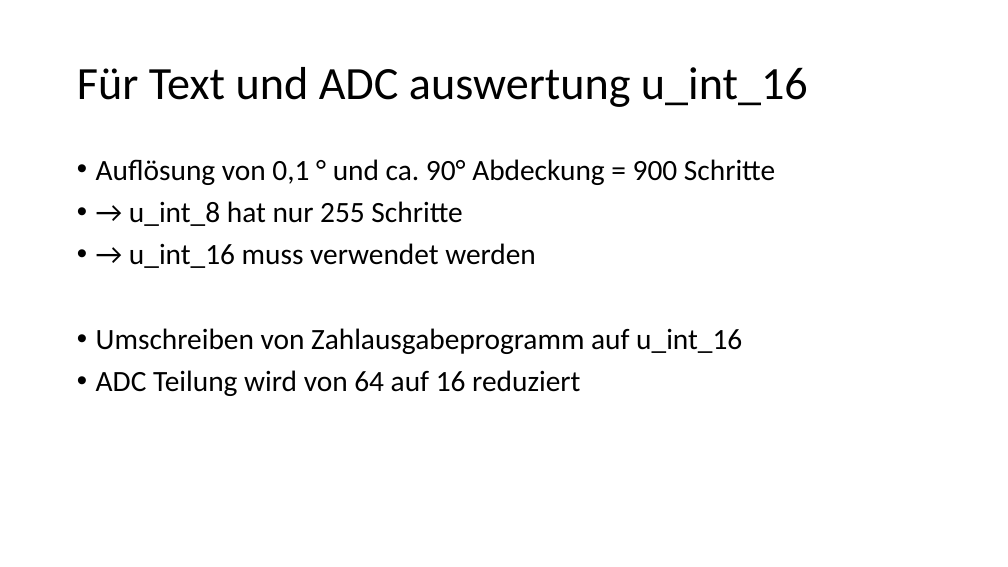
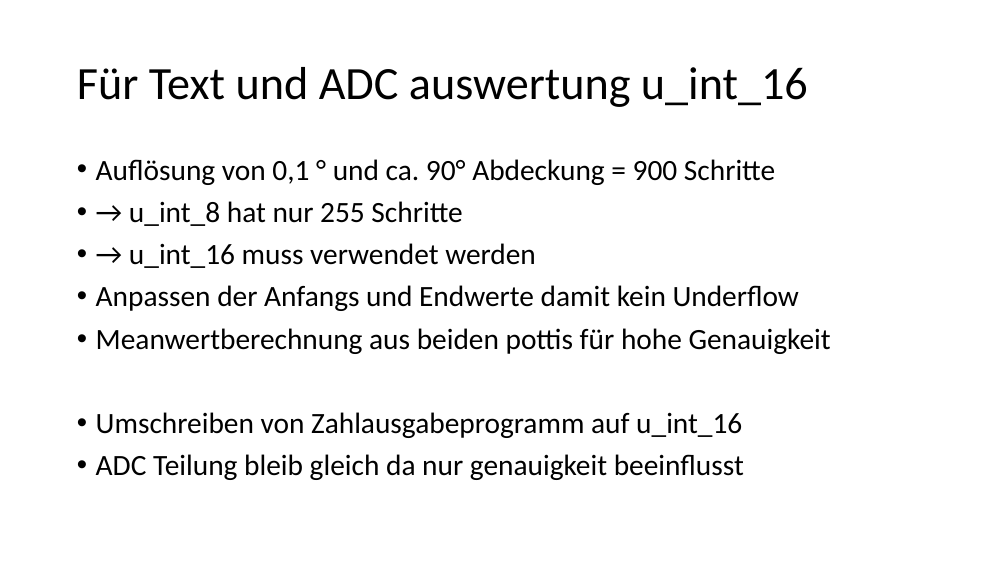
Before and after one commit to Fiernen/DrosselklappenRegelung, a slide deck: slide 3 of PowerPoint Doku.pptx. Drawn at 1008x567 pixels with LibreOffice and Linux fonts; fonts in the diff are those of the drawing. Boxes give left, top, right and bottom in pixels: in the first picture for what was removed or moved away, otherwise in the second. Text is boxed around its words. In the diff, an @@ line names an element or a change of style, - is before the commit and + after.

```diff
--- a/PowerPoint Doku.pptx
+++ b/PowerPoint Doku.pptx
@@ text at (x1=96, y1=285, x2=831, y2=354): paragraphs added @@
+• Anpassen der Anfangs und Endwerte damit kein Underflow
+• Meanwertberechnung aus beiden pottis für hohe Genauigkeit
@@ text at (x1=96, y1=454, x2=744, y2=480): text changed @@
-• ADC Teilung wird von 64 auf 16 reduziert
+• ADC Teilung bleib gleich da nur genauigkeit beeinflusst
```
Also in this commit, not shown: 2 slides added, 1 slide removed.
